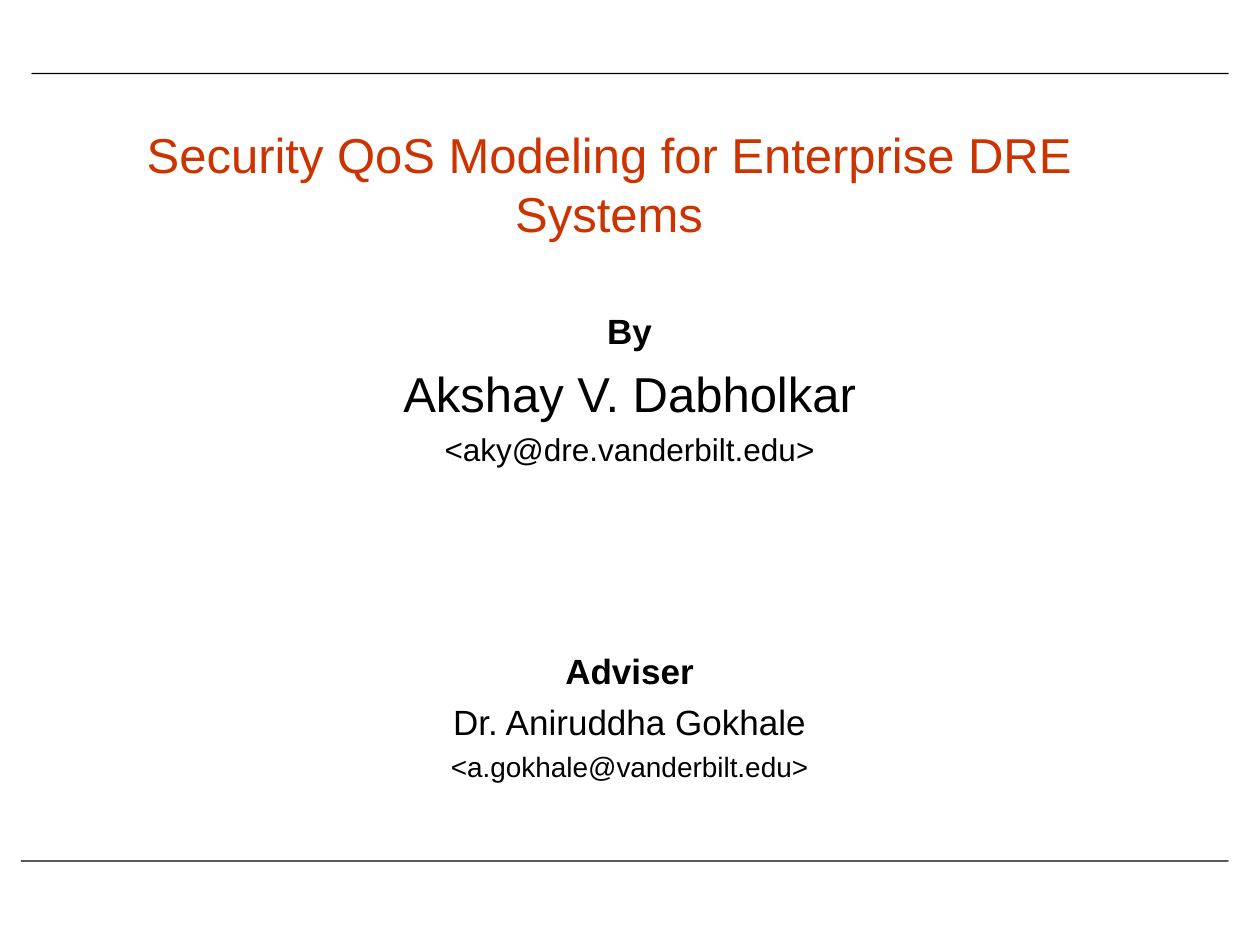
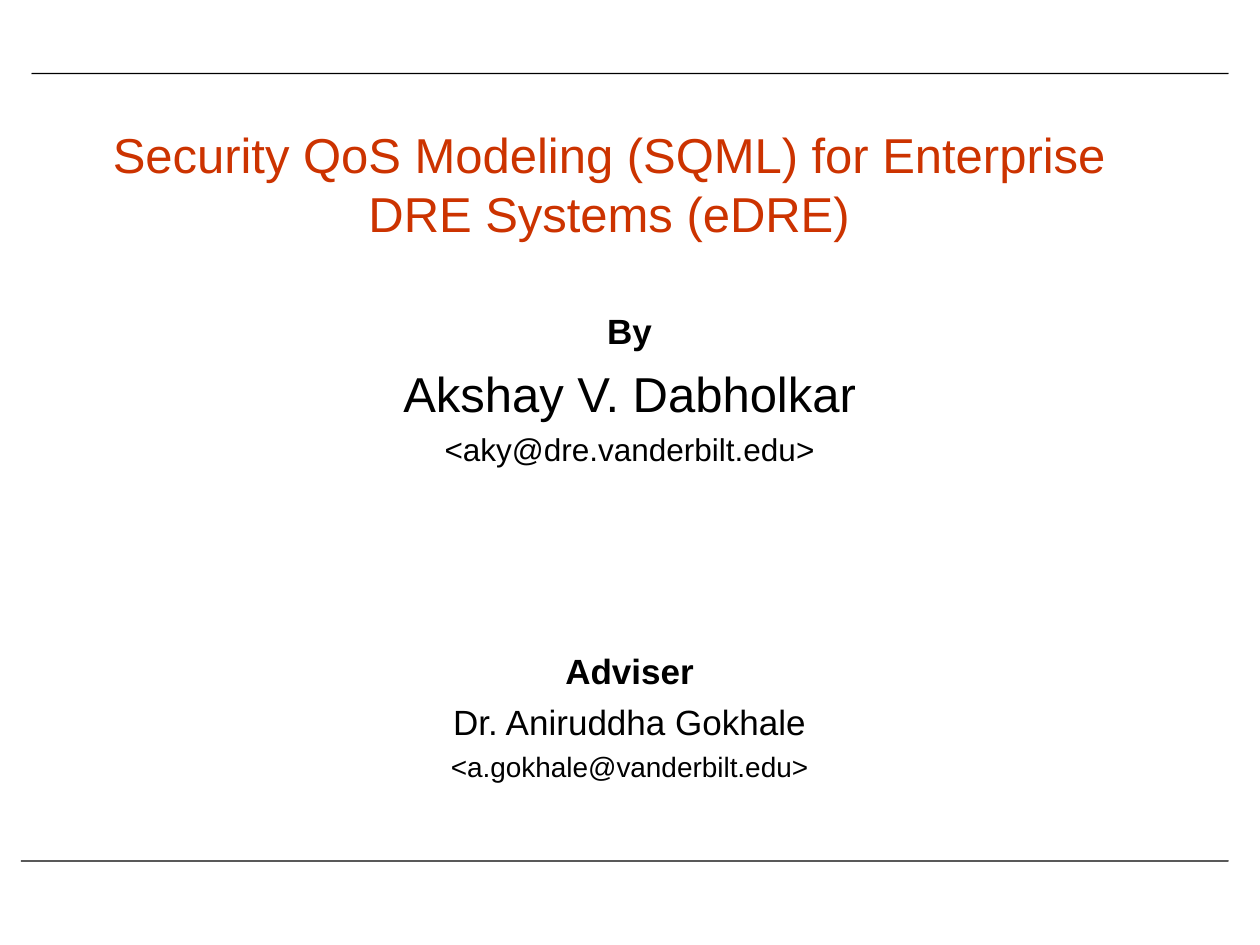
Before and after one commit to DOCGroup/CoSMIC, a slide deck: slide 1 of CoSMIC/PSM/CQML/SQML-SecurityQoSDSML.ppt. Drawn at 1260x945 pixels with LibreOffice and Linux fonts; fonts in the diff are those of the drawing; background and template pictures are left out. Boxes give left, top, right and bottom in pixels: in the first picture for what was removed or moved away, otherwise in the second. Text is boxed around its words. In the diff, an @@ line names an element or a change of style, - is before the commit and + after.

Commit message:
Updated Security PPT

```diff
--- a/CoSMIC/PSM/CQML/SQML-SecurityQoSDSML.ppt
+++ b/CoSMIC/PSM/CQML/SQML-SecurityQoSDSML.ppt
@@ title at (113, 137, 1105, 242): text changed @@
-Security QoS Modeling for Enterprise DRE Systems
+Security QoS Modeling (SQML) for Enterprise DRE Systems (eDRE)
```
Also in this commit, not shown: 1 other slide changed, 1 other file.
